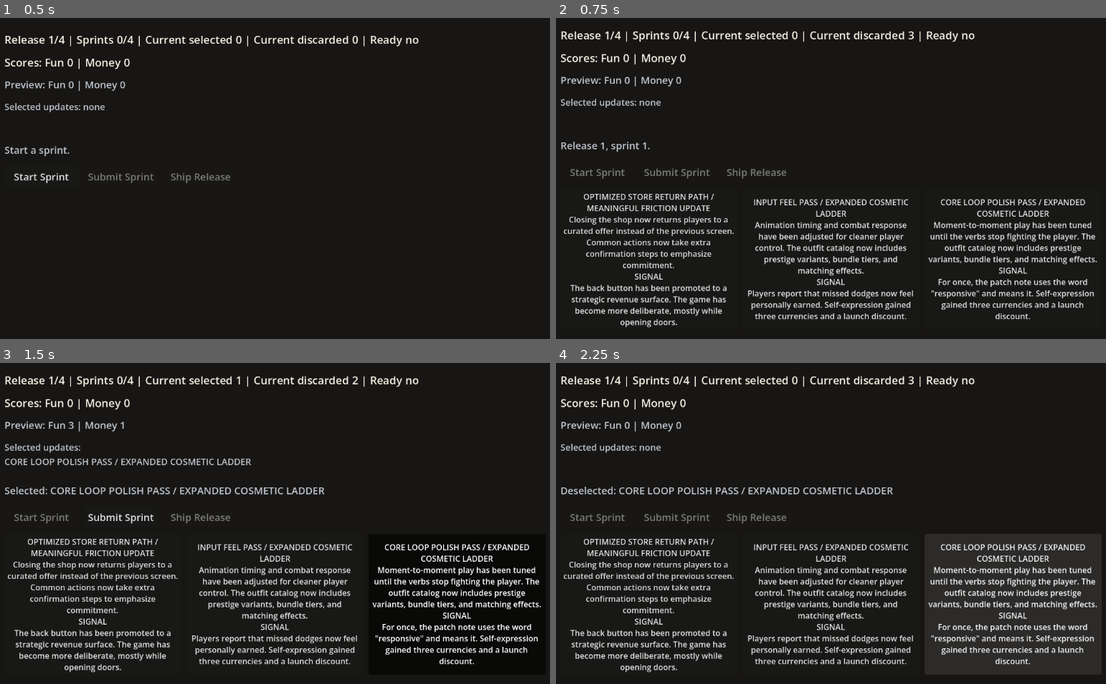
Above: before the commit, frames 1-4 (two rows, left to right).
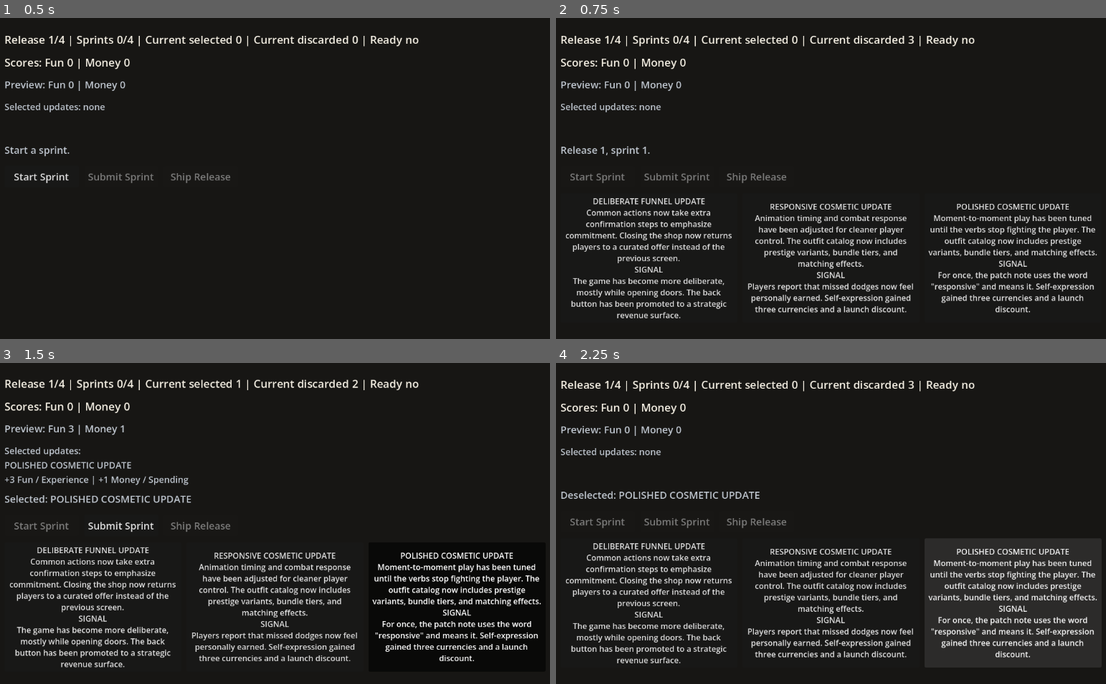
Above: after the commit, the same moments.

Repository: Josephblt/patch-notes
Game: Godot game, scene res://scenes/test_scene.tscn
Same seed, same stepped clock (60 frames per second), same inputs: the game is played once before the commit and once after it.
Inputs:
- Up to frame 1 (0.5 s): no input
- Up to frame 2 (0.75 s): click "Start Sprint" at 0.5 s
- Up to frame 3 (1.5 s): click "CORE LOOP POLISH PASS / EXPAN…" (after the commit: "POLISHED COSMETIC UPDATE Mome…") at 1.25 s
- Up to frame 4 (2.25 s): click "CORE LOOP POLISH PASS / EXPAN…" (after the commit: "POLISHED COSMETIC UPDATE Mome…") at 2 s

Frame 1 is identical in both runs. In frame 2, 17% of the frame differs, in the area x 0-99%, y 4-97%; in frame 3, 17%; in frame 4, 18%.

Commit message:
Show selected card impacts

Diff:
--- a/src/scripts/models/cards/feature_deck_builder.gd
+++ b/src/scripts/models/cards/feature_deck_builder.gd
@@ -92,28 +92,14 @@
 			money_effect,
 			score_trees_by_uid
 		)
-		var primary_copy: Dictionary[String, String] = _choose_primary_copy(
-			fun_effect,
-			fun_copy,
-			money_effect,
-			money_copy
-		)
-		var secondary_copy: Dictionary[String, String] = money_copy
-
-		if primary_copy == money_copy:
-			secondary_copy = fun_copy
-
-		title = "%s / %s" % [
-			primary_copy["title"],
-			secondary_copy["title"],
-		]
+		title = _build_card_title(fun_effect, money_effect, score_trees_by_uid)
 		description = "%s %s" % [
-			primary_copy["description"],
-			secondary_copy["description"],
+			fun_copy["description"],
+			money_copy["description"],
 		]
 		consequence = "%s %s" % [
-			primary_copy["consequence"],
-			secondary_copy["consequence"],
+			fun_copy["consequence"],
+			money_copy["consequence"],
 		]
 
 	return FeatureCard.new(
@@ -137,21 +123,6 @@
 			return effect
 
 	return null
-
-
-static func _choose_primary_copy(
-	fun_effect: FeatureEffect,
-	fun_copy: Dictionary[String, String],
-	money_effect: FeatureEffect,
-	money_copy: Dictionary[String, String]
-) -> Dictionary[String, String]:
-	if (
-		money_effect.get_impact() == FeatureEffect.Impact.POSITIVE
-		and fun_effect.get_impact() == FeatureEffect.Impact.NEGATIVE
-	):
-		return money_copy
-
-	return fun_copy
 
 
 static func _build_effect_copy(
@@ -169,6 +140,98 @@
 	return _build_money_copy(node_name, is_positive)
 
 
+static func _build_card_title(
+	fun_effect: FeatureEffect,
+	money_effect: FeatureEffect,
+	score_trees_by_uid: Dictionary[String, ScoreTree]
+) -> String:
+	return "%s %s UPDATE" % [
+		_build_title_token(fun_effect, score_trees_by_uid),
+		_build_title_token(money_effect, score_trees_by_uid),
+	]
+
+
+static func _build_title_token(
+	effect: FeatureEffect,
+	score_trees_by_uid: Dictionary[String, ScoreTree]
+) -> String:
+	var score_tree: ScoreTree = score_trees_by_uid.get(effect.get_tree_uid()) as ScoreTree
+	var node: ScoreTreeNode = score_tree.get_node(effect.get_node_uid())
+	var node_name: String = node.get_display_name()
+	var is_positive: bool = effect.get_impact() == FeatureEffect.Impact.POSITIVE
+
+	if score_tree.get_display_name() == "Fun":
+		if node_name == "Experience":
+			if is_positive:
+				return "POLISHED"
+
+			return "DELIBERATE"
+
+		if node_name == "Feel":
+			if is_positive:
+				return "RESPONSIVE"
+
+			return "WEIGHTY"
+
+		if node_name == "Clarity":
+			if is_positive:
+				return "READABLE"
+
+			return "STREAMLINED"
+
+		if node_name == "Attachment":
+			if is_positive:
+				return "IDENTITY"
+
+			return "RESET"
+
+		if node_name == "Meaning":
+			if is_positive:
+				return "LORE"
+
+			return "CONDENSED"
+
+		if is_positive:
+			return "PROMISE"
+
+		return "ROADMAP"
+
+	if node_name == "Revenue":
+		if is_positive:
+			return "PREMIUM"
+
+		return "GOODWILL"
+
+	if node_name == "Spending":
+		if is_positive:
+			return "COSMETIC"
+
+		return "LOW-PRESSURE"
+
+	if node_name == "Conversion":
+		if is_positive:
+			return "FUNNEL"
+
+		return "DIRECT"
+
+	if node_name == "Growth":
+		if is_positive:
+			return "BROADCAST"
+
+		return "NICHE"
+
+	if node_name == "Reach":
+		if is_positive:
+			return "CREATOR"
+
+		return "QUALITY"
+
+	if is_positive:
+		return "DAILY"
+
+	return "RESPECT"
+
+
 static func _build_fun_copy(node_name: String, is_positive: bool) -> Dictionary[String, String]:
 	if node_name == "Experience":
 		if is_positive:
--- a/src/scripts/test_scene.gd
+++ b/src/scripts/test_scene.gd
@@ -243,8 +243,21 @@
 
 	for card: FeatureCard in selected_cards:
 		lines.append(card.get_title())
+		lines.append(_format_card_effects(card))
 
 	return _join_lines(lines)
+
+
+func _format_card_effects(card: FeatureCard) -> String:
+	var effect_text: String = ""
+
+	for effect: FeatureEffect in card.get_effects():
+		if not effect_text.is_empty():
+			effect_text += " | "
+
+		effect_text += _describe_effect(effect)
+
+	return effect_text
 
 
 func _format_bool(value: bool) -> String:
@@ -254,6 +267,48 @@
 	return "no"
 
 
+func _describe_effect(effect: FeatureEffect) -> String:
+	var score_tree: ScoreTree = _find_score_tree(effect.get_tree_uid())
+
+	if score_tree == null:
+		return "%s %s" % [
+			_format_signed_points(0),
+			effect.get_node_uid(),
+		]
+
+	var node: ScoreTreeNode = score_tree.get_node(effect.get_node_uid())
+
+	return "%s %s / %s" % [
+		_format_signed_points(_calculate_effect_points(score_tree, effect)),
+		score_tree.get_display_name(),
+		node.get_display_name(),
+	]
+
+
+func _find_score_tree(tree_uid: String) -> ScoreTree:
+	for score_tree: ScoreTree in score_trees:
+		if score_tree.get_uid() == tree_uid:
+			return score_tree
+
+	return null
+
+
+func _format_signed_points(points: int) -> String:
+	if points >= 0:
+		return "+%d" % points
+
+	return "%d" % points
+
+
+func _calculate_effect_points(score_tree: ScoreTree, effect: FeatureEffect) -> int:
+	var impact: int = 1
+
+	if effect.get_impact() == FeatureEffect.Impact.NEGATIVE:
+		impact = -1
+
+	return score_tree.get_points(effect.get_node_uid()) * impact
+
+
 func _join_lines(lines: Array[String]) -> String:
 	var output: String = ""
 
